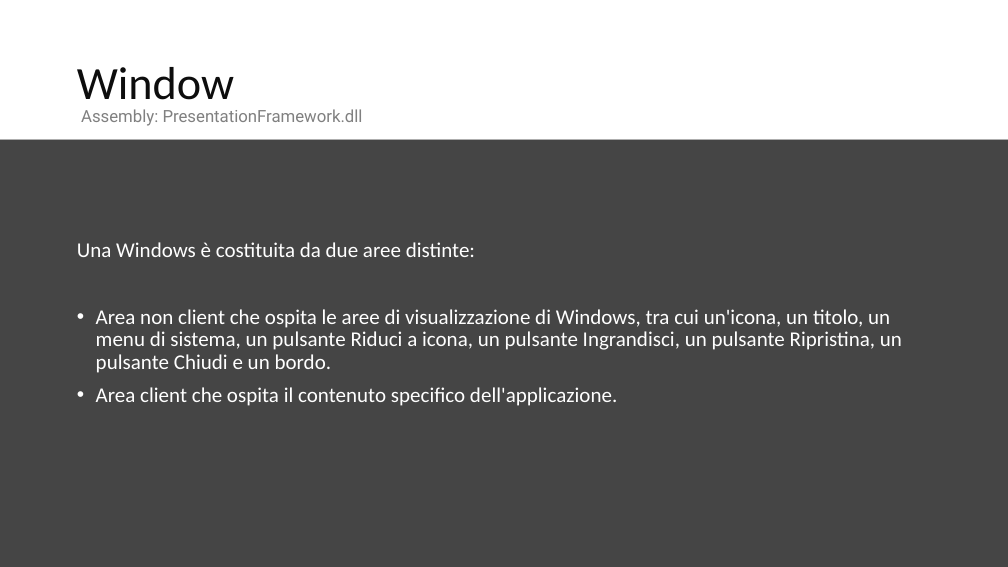
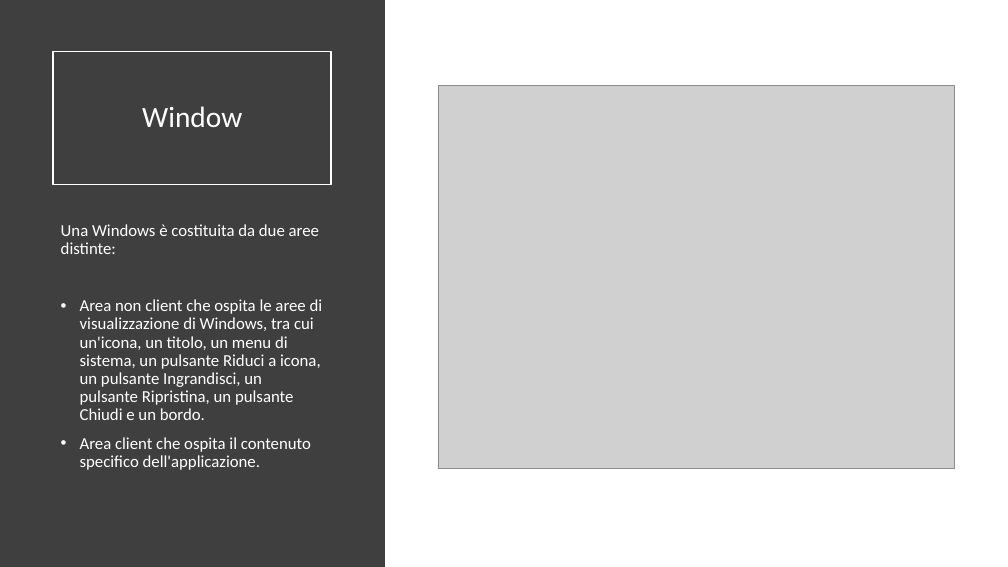
Before and after one commit to danieleromanazzi/wpf-tutorial, a slide deck: slide 26 of wpf-tutorial.pptx (slide 21 before the commit). Drawn at 1008x567 pixels with LibreOffice and Linux fonts; fonts in the diff are those of the drawing; grey boxes stand for pictures. Boxes give left, top, right and bottom in pixels: in the first picture for what was removed or moved away, otherwise in the second. Text is boxed around its words. In the diff, an @@ line names an element or a change of style, - is before the commit and + after.

```diff
--- a/wpf-tutorial.pptx
+++ b/wpf-tutorial.pptx
@@ background #454545 to #FFFFFF @@
@@ rectangle removed at (x1=0, y1=0, x2=1008, y2=140) @@
@@ rectangle added at (x1=0, y1=0, x2=385, y2=567), fill #3F3F3F @@
@@ title "Window" resized from (x1=77, y1=67, x2=234, y2=111) to (x1=53, y1=51, x2=331, y2=185) @@
@@ title "Window" at (x1=53, y1=51, x2=331, y2=185): size 44 to 28 pt, text colour #0D0D0D to #FFFFFF; alignment left to centre; outline none to #FFFFFF 1.5 pt @@
@@ picture added at (x1=438, y1=85, x2=955, y2=468) @@
@@ text removed at (x1=81, y1=109, x2=363, y2=126) @@
-Assembly: PresentationFramework.dll
@@ rectangle removed at (x1=0, y1=140, x2=1008, y2=567) @@
@@ text "Una Windows è costituita da ..." moved from (x1=77, y1=242, x2=902, y2=406) to (x1=61, y1=224, x2=323, y2=470) @@
@@ text "Una Windows è costituita da ..." at (x1=61, y1=224, x2=323, y2=470): size 20 to 16 pt; vertical alignment middle to top @@
```
Also in this commit, not shown: 9 other slides changed, 11 slides added, 1 slide removed, 20 other files.
